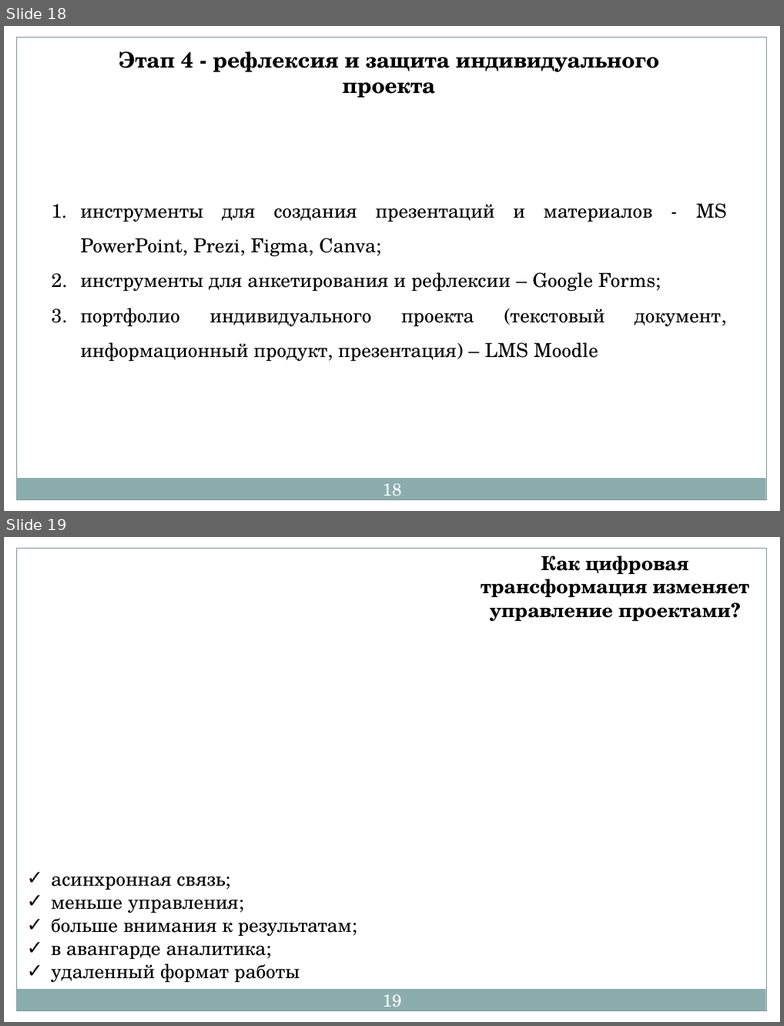
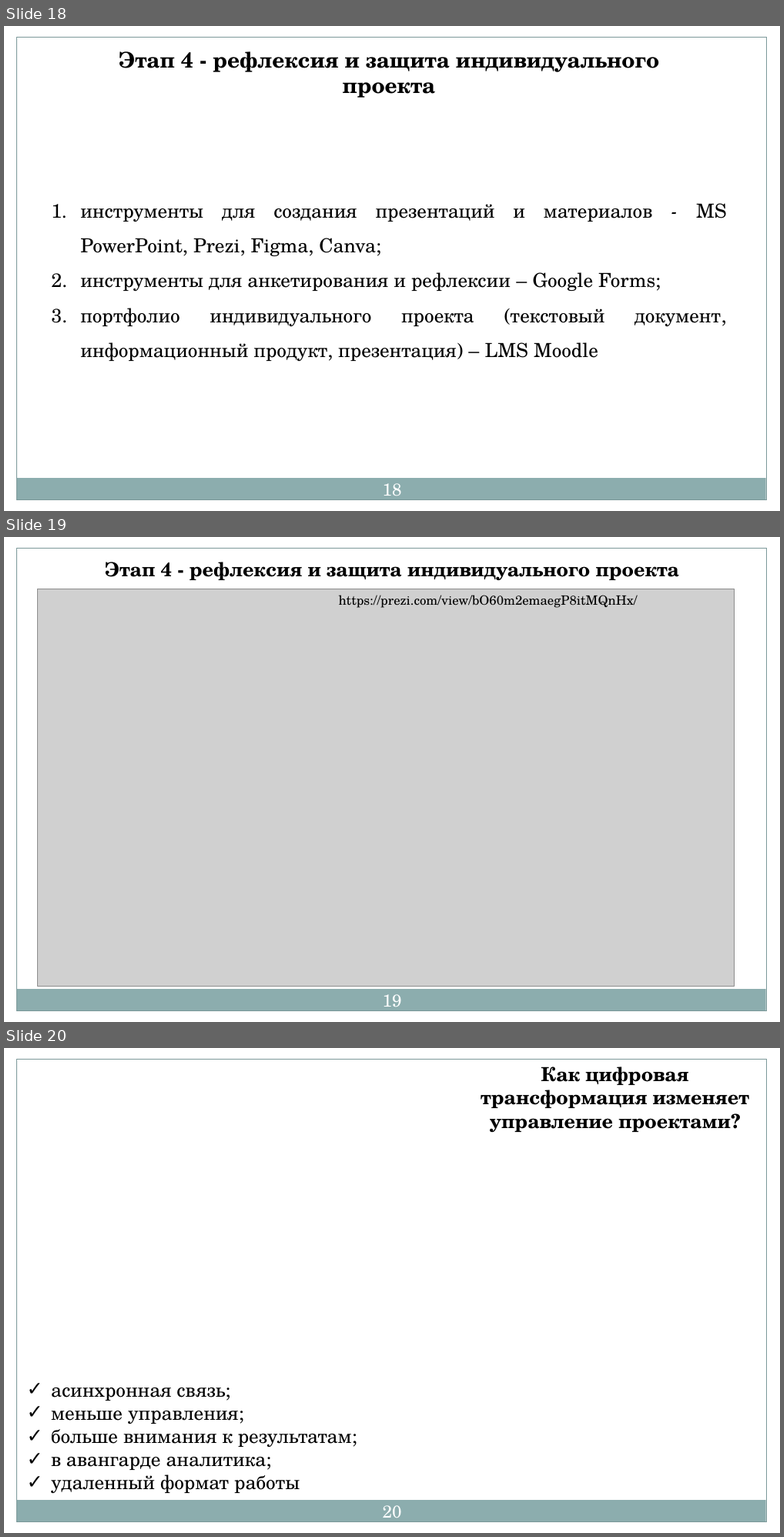
Before and after one commit to natashandrigoz/RMO_Informatika, a slide deck: доклад.pptx. Shown one above the other, each under a label of ours: slides 18 and 19 before the commit, slides 18, 19 and 20 after it. The pictures are 784x1026 and 784x1537 pixels, drawn with LibreOffice and Linux fonts; fonts in the diff are those of the drawing; grey boxes stand for pictures; background and template pictures are left out. Boxes give left, top, right and bottom in pixels: in the first picture for what was removed or moved away, otherwise in the second. Text is boxed around its words. In the diff, an @@ line names an element or a change of style, - is before the commit and + after.

```diff
--- a/доклад.pptx
+++ b/доклад.pptx
@@ slide 19 added at (4, 537, 780, 1022), background #FFFFFF; not listed: 5 template elements that a slide beside it also shows @@
@@ text added at (104, 562, 679, 581), 18 pt, text #000000, bold @@
+Этап 4 - рефлексия и защита индивидуального проекта
@@ picture added at (37, 589, 735, 987) @@
@@ text added at (339, 595, 638, 608), 12 pt, text #000000 @@
+https://prezi.com/view/bO60m2emaegP8itMQnHx/
@@ page number added at (383, 994, 402, 1012), 16 pt, text #FFFFFF @@
+19
@@ what was slide 19 is now slide 20 @@
@@ page number at (383, 1505, 402, 1523): text changed @@
-19
+20
```
Also in this commit, not shown: 5 slides changed, 2 other slides added, 2 slides removed, 1 other file.
